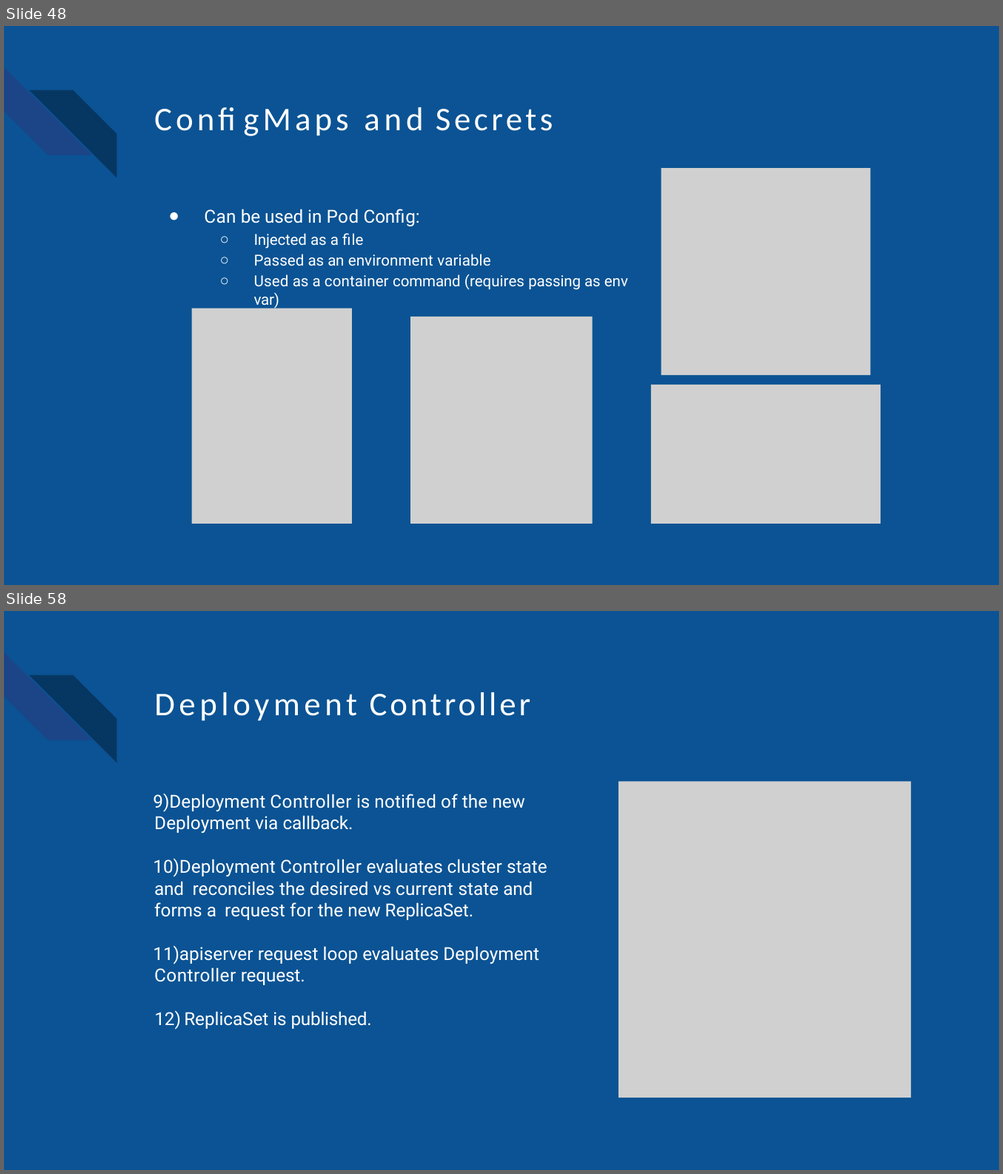
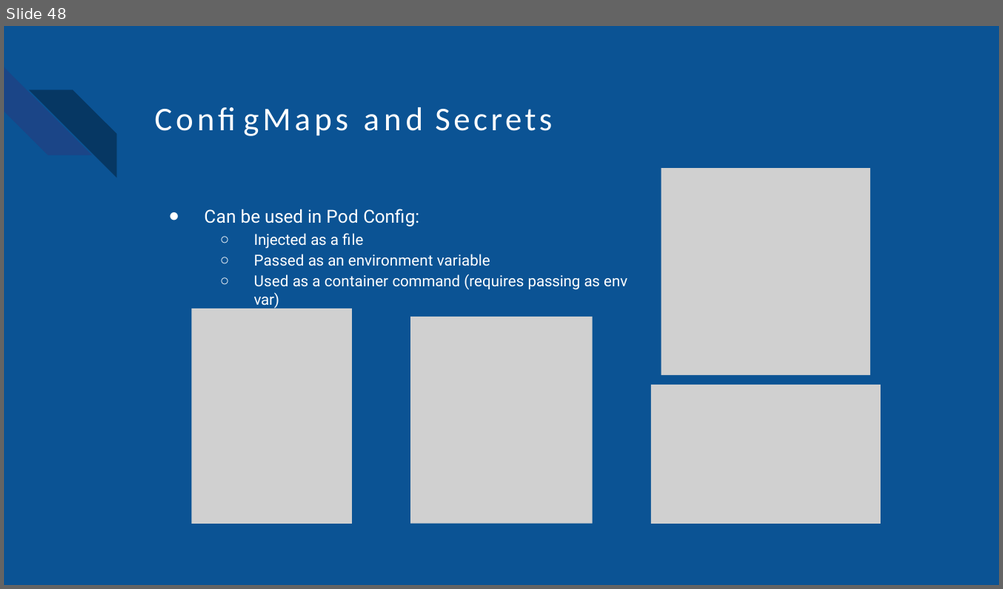
Before and after one commit to dragrom/kubernetes-exemples, a slide deck: presentation/kubernetes-basic concepts.ppt. Shown one above the other, each under a label of ours: slides 48 and 58 before the commit, slide 48 after it; the slides between them are not shown. The pictures are 1003x1174 and 1003x589 pixels, drawn with LibreOffice and Linux fonts; fonts in the diff are those of the drawing; grey boxes stand for pictures; background and template pictures are left out. Boxes give left, top, right and bottom in pixels: in the first picture for what was removed or moved away, otherwise in the second. Text is boxed around its words. In the diff, an @@ line names an element or a change of style, - is before the commit and + after.

```diff
--- a/presentation/kubernetes-basic concepts.ppt
+++ b/presentation/kubernetes-basic concepts.ppt
@@ slide 58 removed at (4, 611, 999, 1170), background #FFFFFF; not listed: 3 template elements that a slide beside it also shows @@
@@ text removed at (370, 692, 531, 716) @@
-Deployment Controller
@@ picture removed at (619, 781, 911, 1097) @@
@@ text removed at (153, 794, 547, 1029) @@
-9) Deployment Controller is notified of the new Deployment via callback.
-10) Deployment Controller evaluates cluster state and reconciles the desired vs current state and forms a request for the new ReplicaSet.
-11) apiserver request loop evaluates Deployment Controller request.
-12) ReplicaSet is published.
@@ slide 48 changed as well @@
@@ text at (204, 209, 627, 309): letter spacing 0.3 to 0.2 pt in "Pod"; letter spacing 0.1 to 0 pt in "environment variable", "container" @@
```
Also in this commit, not shown: 43 other slides changed, 4 slides added, 20 other slides removed, 7 other files.
